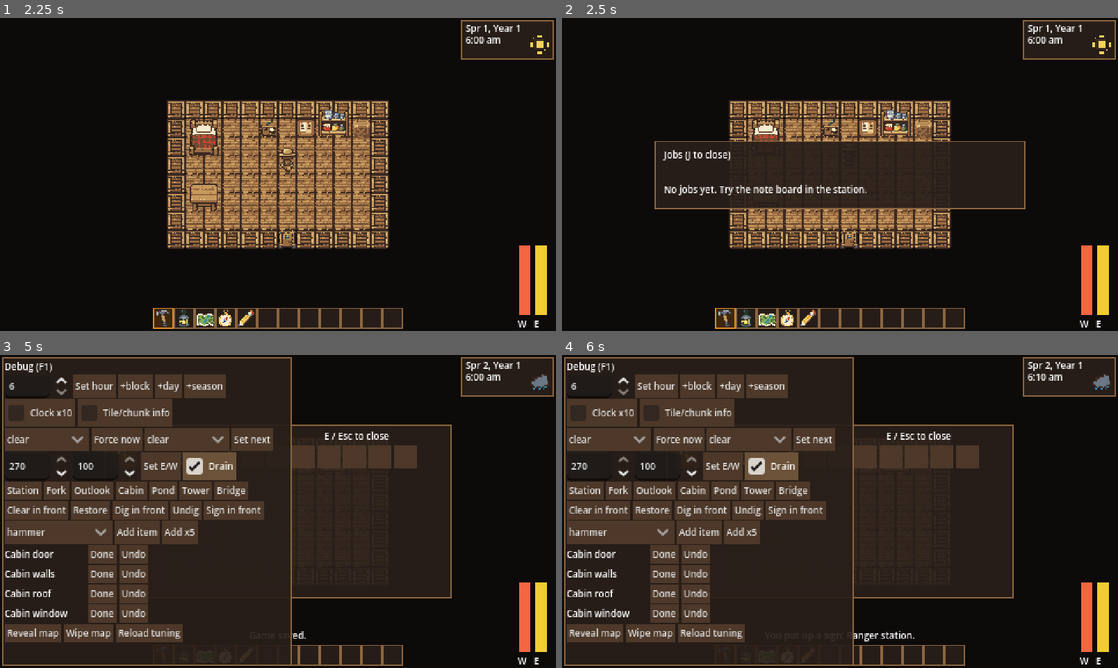
Above: before the commit, frames 1-4 (two rows, left to right).
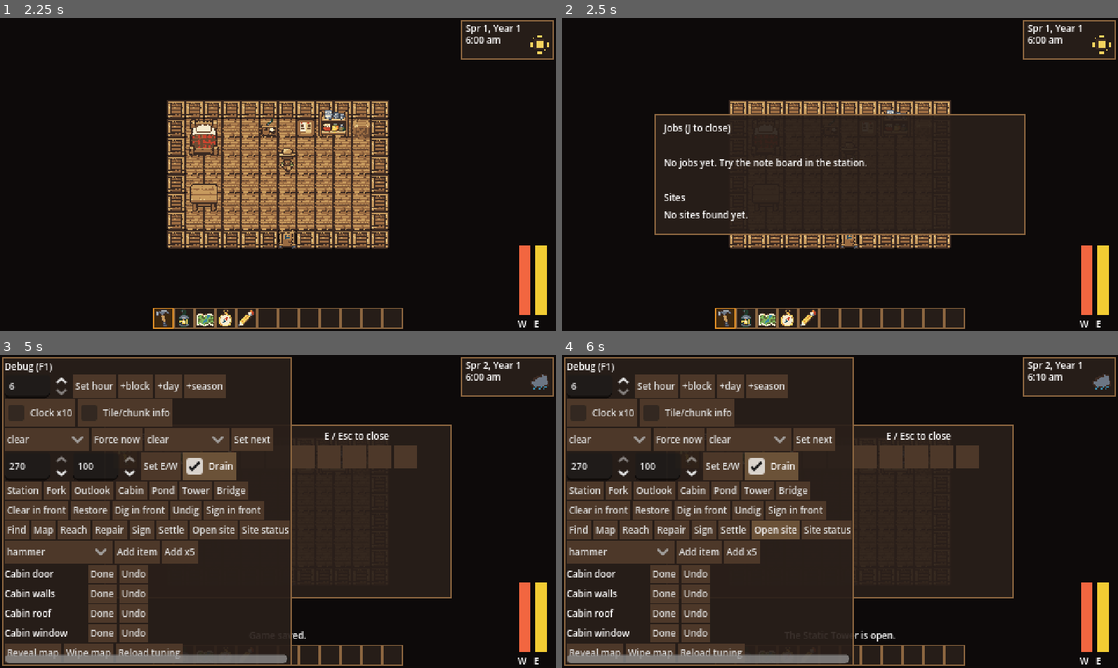
Above: after the commit, the same moments.

Repository: plaguedoctorgamelab-lgtm/stardew-longdark-hybrid
Game: Godot game, scene res://scenes/main.tscn
The game is run twice, just before and just after one commit, with the same random seed, the same clock (stepped at 60 frames per second) and the same inputs.
Inputs (mouse positions are in pixels of both pictures, inside the frame that each line leads up to):
- Up to frame 1 (2.25 s): click "New game" at 0.5 s; tap Enter at 1.25 s; move the mouse to (250, 237) at 1.27 s; hold Y (confirm) 1.28-2.03 s; hold W (move_up) from 1.28 s (still down); click (250, 237) at 1.42 s; tap X (interact) at 1.55, 2.1 s; move the mouse to (444, 221) at 2.02 s
- Up to frame 2 (2.5 s): keep holding W (move_up); tap J (jobs) at 2.3 s
- Up to frame 3 (5 s): tap Y (confirm) at 2.75, 3.05, 3.6, 4.25 s; move the mouse to (111, 464) at 2.77 s; release W (move_up) at 2.78 s; hold J (jobs) 2.78-3.53 s; hold A (move_left) 2.78-4.28 s; move the mouse to (305, 511) at 3.52 s; click (305, 511) at 3.67 s; tap X (interact) at 3.8 s; move the mouse to (194, 433) at 4.27 s; hold E (backpack) from 4.28 s (still down); hold X (interact) from 4.28 s (still down); tap J (jobs) at 4.55 s; tap F1 (debug_panel) at 4.9 s
- Up to frame 4 (6 s): release E (backpack) at 5 s; release X (interact) at 5 s; click "Sign in front" at 5 s; click (773, 530) at 5.75 s, where only the run after the commit has a clickable "Open site"

Frame 1 is identical in both runs. In frame 2, 11% of the frame differs, in the area x 16-84%, y 30-70%; in frame 3, 7.6%; in frame 4, 7.8%.

Commit message:
Phase 2a step 5: sites and opening them
- A sites table; phase two has one site, the fire tower.
- Six steps, any order, never lost: found (coming within a set distance),
  mapped, reached, repaired, signposted, and settled (nothing strange in
  phase two, so always done).
- Reached means unbroken trail, cleared of obstacles, from the site's
  door to the station's door. Fords count as a short wade between trail
  on both banks, so walking up a stream is not a trail.
- When the steps are done, the site's door offers to declare it open.
  An open site is marked on the map and the Sites page.
- J now shows a Sites page under the jobs. Debug tools complete or undo
  any step and open the site; the bake makes trunks block a trail's full
  width.

Co-Authored-By: Claude Opus 5.5 <noreply@anthropic.com>

Diff:
--- /dev/null
+++ b/data/content/sites.json
@@ -0,0 +1,11 @@
+{
+ "rows": [
+  {
+   "id": "static_tower",
+   "name": "landmark_static_tower",
+   "structure": "static_tower",
+   "landmark": "static_tower",
+   "magic": false
+  }
+ ]
+}
--- a/data/content/text.json
+++ b/data/content/text.json
@@ -775,6 +775,81 @@
    "id": "dir_here",
    "text": "right here",
    "placeholder": true
+  },
+  {
+   "id": "site_list_title",
+   "text": "Sites",
+   "placeholder": true
+  },
+  {
+   "id": "site_none",
+   "text": "No sites found yet.",
+   "placeholder": true
+  },
+  {
+   "id": "site_step_find",
+   "text": "Found",
+   "placeholder": true
+  },
+  {
+   "id": "site_step_map",
+   "text": "Mapped",
+   "placeholder": true
+  },
+  {
+   "id": "site_step_reach",
+   "text": "Trail to it",
+   "placeholder": true
+  },
+  {
+   "id": "site_step_repair",
+   "text": "Repaired",
+   "placeholder": true
+  },
+  {
+   "id": "site_step_sign",
+   "text": "Signposted",
+   "placeholder": true
+  },
+  {
+   "id": "site_step_settle",
+   "text": "Nothing strange here",
+   "placeholder": true
+  },
+  {
+   "id": "site_line",
+   "text": "{name}: {steps}",
+   "placeholder": true
+  },
+  {
+   "id": "site_step_done",
+   "text": "{name} (done)",
+   "placeholder": true
+  },
+  {
+   "id": "site_open",
+   "text": "{name}: open",
+   "placeholder": true
+  },
+  {
+   "id": "msg_site_found",
+   "text": "You've found the {name}.",
+   "placeholder": true
+  },
+  {
+   "id": "msg_open_site_confirm",
+   "text": "Everything is ready. Declare the {name} open? (Y / N)",
+   "placeholder": true
+  },
+  {
+   "id": "msg_site_opened",
+   "text": "The {name} is open.",
+   "placeholder": true
+  },
+  {
+   "id": "map_site_open",
+   "text": "{name} (open)",
+   "placeholder": true
   }
  ]
 }
--- a/data/tuning/tuning.json
+++ b/data/tuning/tuning.json
@@ -189,5 +189,14 @@
     "take_down_minutes": 10,
     "take_down_energy": 0,
     "marker_radius_tiles": 3
+  },
+  "sites": {
+    "find_radius_tiles": 14,
+    "sign_distance_tiles": 30,
+    "reach_grounds": [
+      "trail",
+      "boards"
+    ],
+    "ford_max_tiles": 24
   }
 }
--- a/scripts/core/content.gd
+++ b/scripts/core/content.gd
@@ -5,7 +5,7 @@
 ## these lookup functions, so storage can change without touching callers.
 
 const CONTENT_DIR := "res://data/content/"
-const TABLES: Array[String] = ["items", "foods", "weather_types", "weather_odds", "structures", "landmarks", "jobs", "obstacles", "recipes", "text"]
+const TABLES: Array[String] = ["items", "foods", "weather_types", "weather_odds", "structures", "landmarks", "jobs", "obstacles", "recipes", "sites", "text"]
 
 var tables: Dictionary = {}   # table name -> Array of row dictionaries
 var index: Dictionary = {}    # table name -> {id: row}
--- a/scripts/debug/debug_panel.gd
+++ b/scripts/debug/debug_panel.gd
@@ -78,6 +78,12 @@
 	_btn(r, "Sign in front", func() -> void: session.debug_put_up(session.ranger_tile() + session.facing_vector(), "trail_sign", "ranger_station"))
 
 	r = _row()
+	for step: String in GameSession.SITE_STEPS:
+		_btn(r, step.capitalize(), func() -> void: session.debug_site_step("static_tower", step, not session.site_step_done("static_tower", step)))
+	_btn(r, "Open site", func() -> void: session.debug_open_site("static_tower"))
+	_btn(r, "Site status", func() -> void: session.message.emit(" | ".join(session.site_lines())))
+
+	r = _row()
 	_item_pick = _pick(r, session.content.ids("items"))
 	_btn(r, "Add item", func() -> void: session.debug_add_item(_item_pick.get_item_text(_item_pick.selected), 1))
 	_btn(r, "Add x5", func() -> void: session.debug_add_item(_item_pick.get_item_text(_item_pick.selected), 5))
--- a/scripts/game/game_session.gd
+++ b/scripts/game/game_session.gd
@@ -75,6 +75,11 @@
 var dug: Dictionary = {}                # tile -> true, trail dug by the ranger
 var placed: Dictionary = {}             # tile -> {"item": id, "place": id}, signs and markers put up
 var _pending_place: Vector2i = Vector2i(-1, -1)
+# Sites: places to open. Found and opened sites, and debug overrides.
+var sites_found: Dictionary = {}       # site id -> true
+var sites_open: Dictionary = {}        # site id -> true
+var site_overrides: Dictionary = {}    # "site:step" -> bool, debug only
+var _pending_site: String = ""
 var _pending_item: String = ""
 
 
@@ -127,6 +132,9 @@
 		_set_chopped(t, -1)
 	jobs_known = {}
 	rumors = {}
+	sites_found = {}
+	sites_open = {}
+	site_overrides = {}
 	_reset_land()
 	camp_changed.emit()
 	weather.check_change(clock.minute)
@@ -156,6 +164,7 @@
 		"chopped": chopped.keys().map(func(t: Vector2i) -> Array: return [t.x, t.y, chopped[t]]),
 		"jobs_known": jobs_known.keys(),
 		"rumors": rumors.keys(),
+		"sites": {"found": sites_found.keys(), "open": sites_open.keys()},
 		"land": land_to_dict(),
 	}
 
@@ -192,6 +201,14 @@
 	for id: String in d.get("rumors", []):
 		rumors[id] = true
 	land_from_dict(d.get("land", {}))
+	var sd: Dictionary = d.get("sites", {})
+	sites_found = {}
+	sites_open = {}
+	site_overrides = {}
+	for id: String in sd.get("found", []):
+		sites_found[id] = true
+	for id: String in sd.get("open", []):
+		sites_open[id] = true
 	camp_changed.emit()
 	survey_steps_left = 0
 	_last_tile = Vector2i(-9999, -9999)
@@ -338,6 +355,7 @@
 	if t != _last_tile:
 		_last_tile = t
 		map.record_trace(t, visible)
+		_look_for_sites()
 	if visible and map.has_pending():
 		map.flush_pending()
 
@@ -479,6 +497,13 @@
 		sleep()
 	elif yes and kind == "camp_sleep":
 		camp_sleep()
+	elif kind == "open_site":
+		var site := _pending_site
+		_pending_site = ""
+		if yes:
+			open_site(site)
+		else:
+			enter_building(content.row("sites", site)["structure"])
 
 
 func sleep() -> void:
@@ -552,6 +577,12 @@
 	if sid != "":
 		if _landmark_for_structure(sid) != "" and not map.is_landmark_mapped(_landmark_for_structure(sid)):
 			map_location(_landmark_for_structure(sid))
+			return
+		var site := site_for_structure(sid)
+		if site != "" and not sites_open.has(site) and site_ready(site):
+			_pending_site = site
+			pending_confirm = "open_site"
+			confirm_requested.emit("open_site", content.text("msg_open_site_confirm", {"name": content.text(content.row("sites", site)["name"])}))
 			return
 		enter_building(sid)
 		return
@@ -1222,6 +1253,151 @@
 	return put_up(t, item, place_id)
 
 
+# --- sites -----------------------------------------------------------------------
+
+const SITE_STEPS: Array[String] = ["find", "map", "reach", "repair", "sign", "settle"]
+
+
+func site_for_structure(structure_id: String) -> String:
+	for r: Dictionary in content.rows("sites"):
+		if r["structure"] == structure_id:
+			return r["id"]
+	return ""
+
+
+func site_pos(site_id: String) -> Vector2:
+	return world.landmark_pos(content.row("sites", site_id)["landmark"])
+
+
+func _look_for_sites() -> void:
+	if is_indoors():
+		return
+	var r := tuning.num("sites.find_radius_tiles")
+	for row: Dictionary in content.rows("sites"):
+		var id: String = row["id"]
+		if not sites_found.has(id) and outdoor_pos.distance_to(site_pos(id)) <= r:
+			sites_found[id] = true
+			message.emit(content.text("msg_site_found", {"name": content.text(row["name"])}))
+
+
+## Whether a step of opening a site is done.
+func site_step_done(site_id: String, step: String) -> bool:
+	var key := site_id + ":" + step
+	if site_overrides.has(key):
+		return bool(site_overrides[key])
+	var row := content.row("sites", site_id)
+	match step:
+		"find":
+			return sites_found.has(site_id)
+		"map":
+			return map.is_landmark_mapped(row["landmark"])
+		"reach":
+			return site_reached(site_id)
+		"repair":
+			return structures.is_open(row["structure"])
+		"sign":
+			return site_signed(site_id)
+		"settle":
+			return not bool(row.get("magic", false))
+	return false
+
+
+## True when the first five steps are done and the site can be declared open.
+func site_ready(site_id: String) -> bool:
+	for step in SITE_STEPS:
+		if not site_step_done(site_id, step):
+			return false
+	return true
+
+
+## Whether unbroken trail, cleared of obstacles, joins the site's door to the
+## station's door. A trail may ford water: a short wade through shallows
+## between trail on both banks counts, a walk along a stream does not.
+func site_reached(site_id: String) -> bool:
+	var grounds: Array = tuning.value("sites.reach_grounds")
+	var ford_max := tuning.integer("sites.ford_max_tiles")
+	var start := Vector2i(door_front(content.row("sites", site_id)["structure"]))
+	var goal := Vector2i(door_front("ranger_station"))
+	if world.is_solid(start) or not grounds.has(world.ground_at(start)):
+		return false
+	var best := {start: 0}   # tile -> fewest shallows waded in a row to get there
+	var queue: Array = [[start, 0]]
+	var head := 0
+	var dirs: Array[Vector2i] = [Vector2i(1, 0), Vector2i(-1, 0), Vector2i(0, 1), Vector2i(0, -1)]
+	while head < queue.size():
+		var t: Vector2i = queue[head][0]
+		var run: int = queue[head][1]
+		head += 1
+		if t == goal:
+			return true
+		for d in dirs:
+			var n := t + d
+			if world.is_solid(n):
+				continue
+			var g := world.ground_at(n)
+			var r := 0
+			if g == "shallows":
+				r = run + 1
+				if r > ford_max:
+					continue
+			elif not grounds.has(g):
+				continue
+			if not best.has(n) or int(best[n]) > r:
+				best[n] = r
+				queue.append([n, r])
+	return false
+
+
+## Whether a sign naming the site stands on trail near it.
+func site_signed(site_id: String) -> bool:
+	var landmark: String = content.row("sites", site_id)["landmark"]
+	var r := tuning.num("sites.sign_distance_tiles")
+	for t: Vector2i in placed:
+		if str(placed[t]["place"]) == landmark and site_pos(site_id).distance_to(Vector2(t)) <= r:
+			return true
+	return false
+
+
+func open_site(site_id: String) -> bool:
+	if not site_ready(site_id):
+		return false
+	sites_open[site_id] = true
+	map.mark_landmark(content.row("sites", site_id)["landmark"])
+	message.emit(content.text("msg_site_opened", {"name": content.text(content.row("sites", site_id)["name"])}))
+	return true
+
+
+func site_lines() -> PackedStringArray:
+	var out := PackedStringArray([content.text("site_list_title")])
+	if sites_found.is_empty():
+		out.append(content.text("site_none"))
+		return out
+	for row: Dictionary in content.rows("sites"):
+		var id: String = row["id"]
+		if not sites_found.has(id):
+			continue
+		var name := content.text(row["name"])
+		if sites_open.has(id):
+			out.append(content.text("site_open", {"name": name}))
+			continue
+		var parts: PackedStringArray = []
+		for step in SITE_STEPS:
+			var label := content.text("site_step_" + step)
+			parts.append(content.text("site_step_done", {"name": label}) if site_step_done(id, step) else label)
+		out.append(content.text("site_line", {"name": name, "steps": ", ".join(parts)}))
+	return out
+
+
+func debug_site_step(site_id: String, step: String, done: bool) -> void:
+	site_overrides[site_id + ":" + step] = done
+
+
+func debug_open_site(site_id: String) -> void:
+	for step in SITE_STEPS:
+		site_overrides[site_id + ":" + step] = true
+	open_site(site_id)
+
+
 # --- jobs ------------------------------------------------------------------------
 
 func read_note_board() -> String:
--- a/scripts/game/main.gd
+++ b/scripts/game/main.gd
@@ -233,7 +233,7 @@
 
 func _close_dialog(yes: bool) -> void:
 	dialog.visible = false
-	if _dialog_kind == "sleep" or _dialog_kind == "camp_sleep":
+	if _dialog_kind in ["sleep", "camp_sleep", "open_site"]:
 		session.answer_confirm(yes)
 	_dialog_kind = ""
 
@@ -265,7 +265,7 @@
 			inventory_screen.open(null, "")
 		return
 	if event.is_action_pressed("jobs") and not menu_open():
-		_show_dialog("jobs", session.content.text("job_list_title") + "\n\n" + "\n".join(session.job_lines()))
+		_show_dialog("jobs", session.content.text("job_list_title") + "\n\n" + "\n".join(session.job_lines()) + "\n\n" + "\n".join(session.site_lines()))
 		return
 	if event.is_action_pressed("open_map"):
 		if map_screen.visible:
--- a/scripts/ui/map_screen.gd
+++ b/scripts/ui/map_screen.gd
@@ -209,7 +209,10 @@
 		c.queue_free()
 	for r: Dictionary in session.content.rows("landmarks"):
 		if session.map.is_landmark_mapped(r["id"]):
-			_add_label(session.content.text(r["name"]), session.world.landmark_pos(r["id"]), Vector2(3, -6), Color.WHITE, false)
+			var label := session.content.text(r["name"])
+			if session.sites_open.has(r["id"]):
+				label = session.content.text("map_site_open", {"name": label})
+			_add_label(label, session.world.landmark_pos(r["id"]), Vector2(3, -6), Color.WHITE, false)
 	for h: Dictionary in hints(session):
 		_add_label(h["text"], (h["center"] as Vector2) + Vector2(0, float(h["radius"])), Vector2(-18, 1), HINT, true)
 	var shown := session.marker_visible()
--- /dev/null
+++ b/tests/test_sites.gd
@@ -0,0 +1,149 @@
+extends RefCounted
+## Phase 2a, step 5: sites and the six steps of opening one.
+
+const SITE := "static_tower"
+
+
+func _route_tiles(s: GameSession, route_name: String) -> Array[Vector2i]:
+	var pts := s.world.route(route_name)
+	var out: Array[Vector2i] = []
+	var last := Vector2i(-99999, -99999)
+	for i in pts.size() - 1:
+		var a := pts[i]
+		var b := pts[i + 1]
+		var n := int(ceil(a.distance_to(b) * 4.0)) + 1
+		for k in n + 1:
+			var t := Vector2i((a + (b - a) * (float(k) / n)).floor())
+			if t == last:
+				continue
+			if last.x > -99999 and t.x != last.x and t.y != last.y:
+				# Keep the path joined side to side.
+				var mid := Vector2i(t.x, last.y)
+				if s.world.is_solid(mid):
+					mid = Vector2i(last.x, t.y)
+				out.append(mid)
+			out.append(t)
+			last = t
+	return out
+
+
+## Lays unbroken trail along the walking route to the tower, clearing what
+## lies across it, as a ranger doing all the trail work would.
+func _build_trail_to_tower(s: GameSession) -> Array[Vector2i]:
+	var tiles := _route_tiles(s, "tower")
+	for o: Array in s.world.meta["obstacles_on_routes"]:
+		s.debug_clear_obstacle(Vector2i(int(o[0]), int(o[1])))
+	var dug: Array[Vector2i] = []
+	for t in tiles:
+		if s.can_dig(t):
+			s.debug_dig(t)
+			dug.append(t)
+	# The plateau between the steps and the tower's door.
+	var door := Vector2i(s.door_front(SITE))
+	var path := _route_tiles_between(s, Vector2(door) + Vector2(0.5, 0.5), s.world.route("tower")[s.world.route("tower").size() - 1])
+	for t in path:
+		if s.can_dig(t):
+			s.debug_dig(t)
+	return dug
+
+
+func _route_tiles_between(s: GameSession, a: Vector2, b: Vector2) -> Array[Vector2i]:
+	var out: Array[Vector2i] = []
+	var n := int(ceil(a.distance_to(b) * 4.0)) + 1
+	var last := Vector2i(-99999, -99999)
+	for k in n + 1:
+		var t := Vector2i((a + (b - a) * (float(k) / n)).floor())
+		if t != last:
+			if last.x > -99999 and t.x != last.x and t.y != last.y:
+				out.append(Vector2i(t.x, last.y))
+			out.append(t)
+			last = t
+	return out
+
+
+func test_steps_start_undone(t: TestCase) -> void:
+	var s := TestCase.new_session()
+	for step in ["find", "map", "reach", "repair", "sign"]:
+		t.check(not s.site_step_done(SITE, step), "%s not done at the start" % step)
+	t.check(s.site_step_done(SITE, "settle"), "nothing strange to settle in phase two")
+	t.check(not s.site_ready(SITE), "not ready to open")
+	t.equal(s.site_lines()[1], s.content.text("site_none"), "the Sites page lists nothing until found")
+
+
+func test_find_and_map(t: TestCase) -> void:
+	var s := TestCase.new_session()
+	s.debug_teleport("tower")
+	t.check(s.site_step_done(SITE, "find"), "found by coming close")
+	t.check(s.site_lines().size() == 2 and s.site_lines()[1].contains(s.content.text("landmark_static_tower")), "now on the Sites page")
+	s.interact()
+	t.check(s.site_step_done(SITE, "map"), "mapped at the door")
+
+
+func test_reach_needs_unbroken_cleared_trail(t: TestCase) -> void:
+	var s := TestCase.new_session()
+	t.check(not s.site_reached(SITE), "no trail joins it at the start")
+	var dug := _build_trail_to_tower(s)
+	t.check(s.site_reached(SITE), "trail all the way, obstacles cleared: reached (%d tiles dug)" % dug.size())
+	# Break it: undo one dug tile somewhere in the middle.
+	var mid := dug[dug.size() / 2]
+	s.debug_dig(mid, false)
+	var still := s.site_reached(SITE)
+	s.debug_dig(mid)
+	t.check(not still, "a gap in the trail breaks the reach")
+	# Put a trunk back across the old trail, and undo any digging that went
+	# round its ends: blocked again.
+	var o: Array = s.world.meta["obstacles_on_routes"][0]
+	var trunk := Vector2i(int(o[0]), int(o[1]))
+	t.equal(str(o[2]), "fallen_trunk", "the first obstacle is a trunk")
+	s.debug_clear_obstacle(trunk, false)
+	for dx in range(-3, 6):
+		s.debug_dig(trunk + Vector2i(dx, 0), false)
+	t.check(not s.site_reached(SITE), "an uncleared trunk breaks the reach")
+
+
+func test_open_the_site(t: TestCase) -> void:
+	var s := TestCase.new_session()
+	s.debug_set_needs(270, 100)
+	s.debug_teleport("tower")
+	s.interact()
+	_build_trail_to_tower(s)
+	for st: Dictionary in s.content.row("structures", SITE)["repair_steps"]:
+		s.structures.debug_complete_step(SITE, st["id"])
+	t.check(s.site_step_done(SITE, "repair"), "repaired")
+	t.check(not s.site_ready(SITE), "not ready without a sign")
+	var door := Vector2i(s.door_front(SITE))
+	var spot := Vector2i(-1, -1)
+	for r in range(1, 6):
+		for dx in range(-r, r + 1):
+			var c := door + Vector2i(dx, r)
+			if spot.x < 0 and s.world.ground_at(c) == "trail" and s.place_problem(c, "trail_sign") in ["", "msg_place_need_hammer"]:
+				spot = c
+	t.check(spot.x >= 0, "a trail tile near the door for a sign")
+	t.check(s.debug_put_up(spot, "trail_sign", SITE), "a sign naming the tower")
+	t.check(s.site_step_done(SITE, "sign"), "signposted")
+	t.check(s.site_ready(SITE), "ready to open")
+	var asked := []
+	s.confirm_requested.connect(func(kind: String, _text: String) -> void: asked.append(kind))
+	s.debug_teleport("tower")
+	s.interact()
+	t.equal(asked, ["open_site"], "the door offers to declare it open")
+	s.answer_confirm(true)
+	t.check(s.sites_open.has(SITE), "the site is open")
+	t.check(s.site_lines()[1].contains(s.content.text("site_open", {"name": s.content.text("landmark_static_tower")})), "and the Sites page says so")
+	s.interact()
+	t.check(s.is_indoors(), "after that the door just opens")
+	t.check(s.save_game(), "saved")
+	var s2 := TestCase.new_session(1)
+	s2.save_path = s.save_path
+	s2.load_game()
+	t.check(s2.sites_open.has(SITE), "opening survives a reload")
+
+
+func test_debug_site_tools(t: TestCase) -> void:
+	var s := TestCase.new_session()
+	s.debug_site_step(SITE, "reach", true)
+	t.check(s.site_step_done(SITE, "reach"), "debug completes a step")
+	s.debug_site_step(SITE, "reach", false)
+	t.check(not s.site_step_done(SITE, "reach"), "and undoes it")
+	s.debug_open_site(SITE)
+	t.check(s.sites_open.has(SITE), "debug opens a site")
Not shown, added: tests/test_sites.gd.uid
